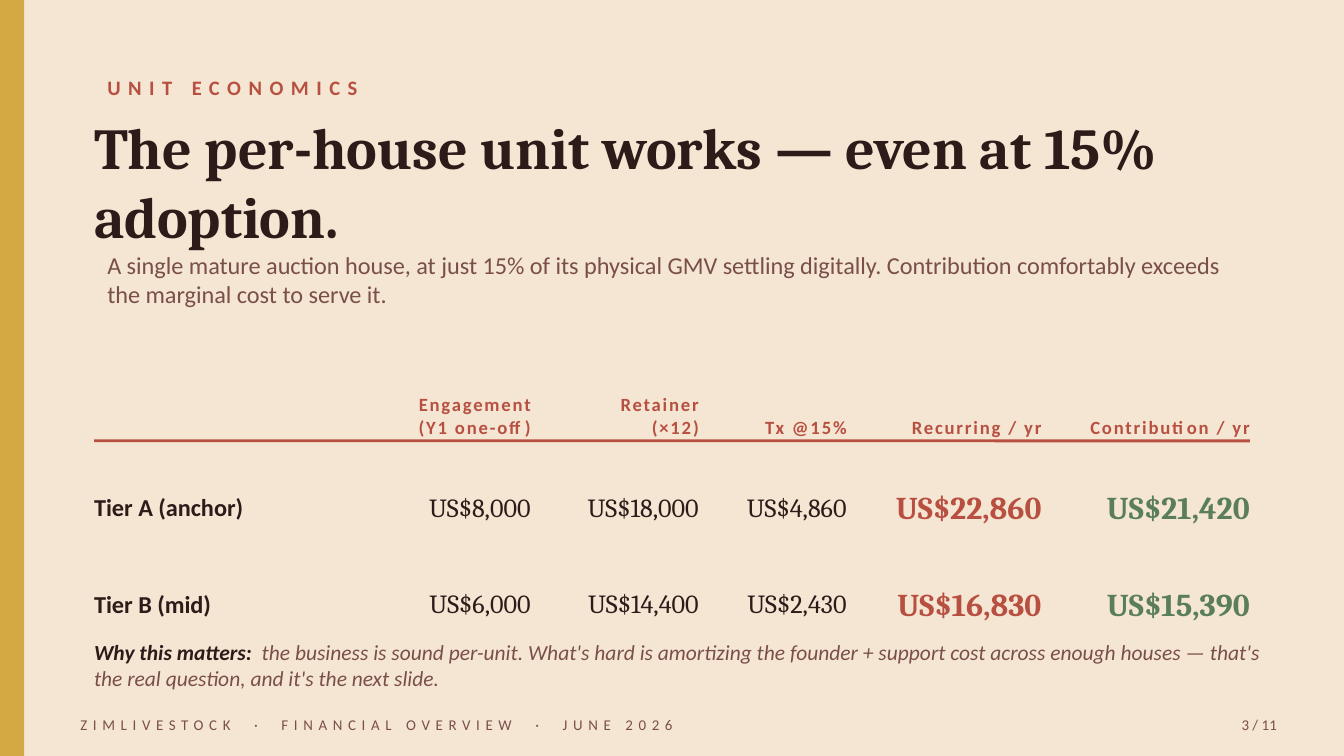
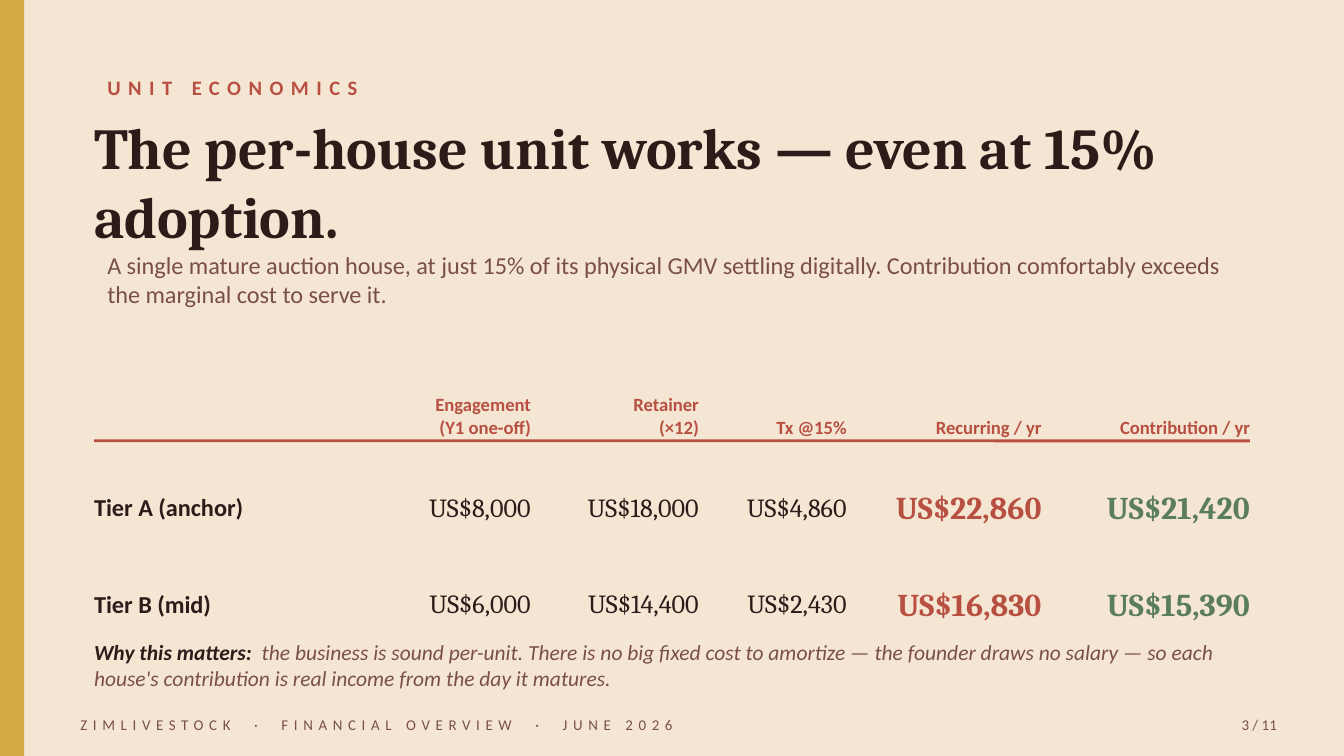
Before and after one commit to muudzo/livestockl, a slide deck: slide 3 of deliverables/business/financial-deck.pptx. Drawn at 1344x756 pixels with LibreOffice and Linux fonts; fonts in the diff are those of the drawing. Boxes give left, top, right and bottom in pixels: in the first picture for what was removed or moved away, otherwise in the second. Text is boxed around its words. In the diff, an @@ line names an element or a change of style, - is before the commit and + after.

```diff
--- a/deliverables/business/financial-deck.pptx
+++ b/deliverables/business/financial-deck.pptx
@@ letter spacing 1 to 0 pt in 5 elements at <box>435,399,531,440</box>, <box>633,398,699,440</box>, <box>776,421,847,440</box>, <box>936,421,1041,440</box>, <box>1120,421,1250,440</box> @@
@@ text at <box>94,645,1213,690</box>: text changed @@
-Why this matters: the business is sound per-unit. What's hard is amortizing the founder + support cost across enough houses — that's the real question, and it's the next slide.
+Why this matters: the business is sound per-unit. There is no big fixed cost to amortize — the founder draws no salary — so each house's contribution is real income from the day it matures.
```
Also in this commit, not shown: 10 other slides changed, 6 other files.
